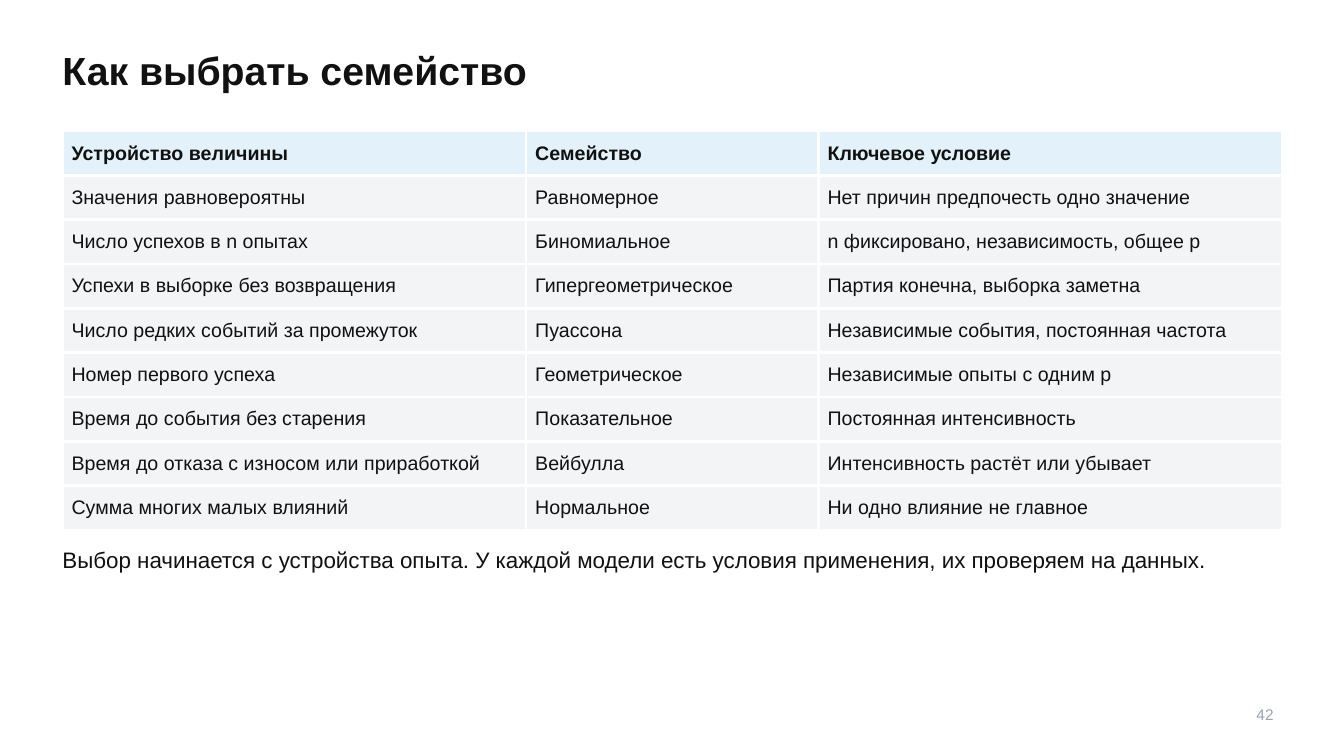
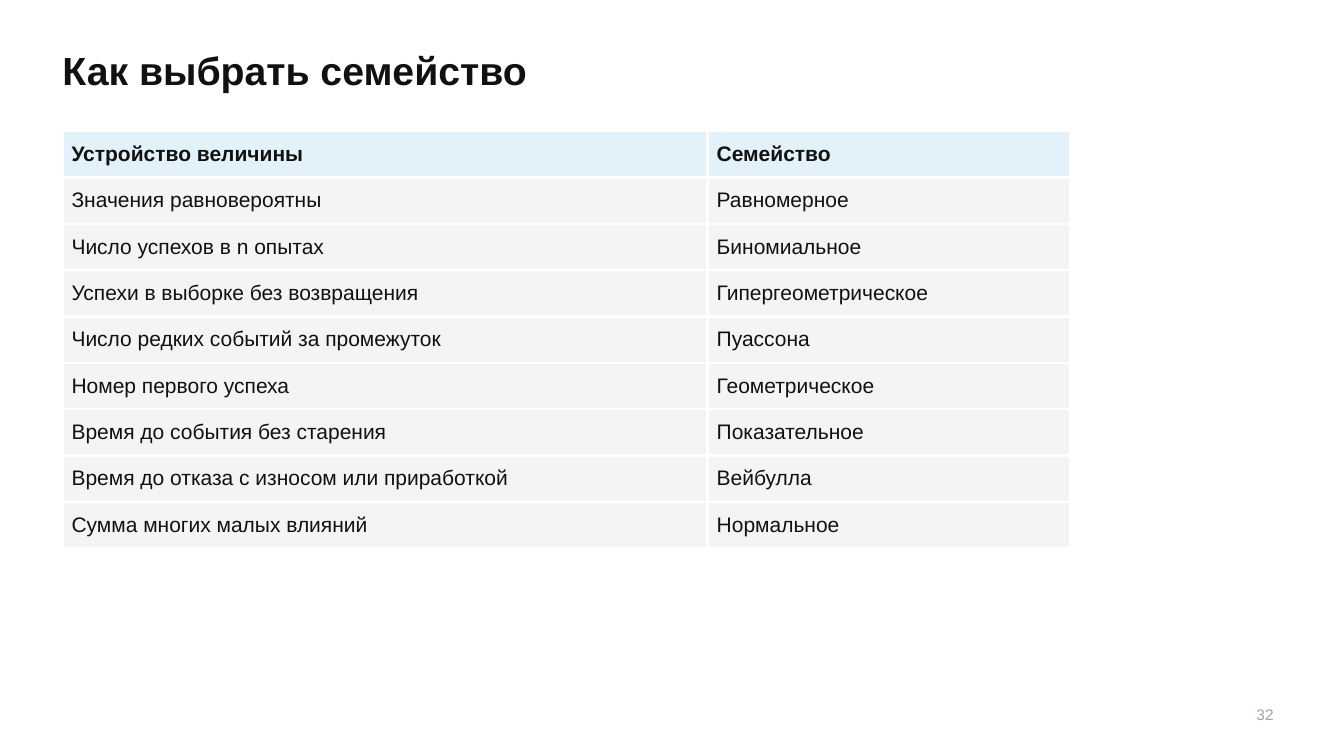
Before and after one commit to TheTonyPub/probability-theory-2026, a slide deck: slide 32 of lectures/06_distributions-17-25-2.pptx (slide 42 before the commit). Drawn at 1344x756 pixels with LibreOffice and Linux fonts; fonts in the diff are those of the drawing. Boxes give left, top, right and bottom in pixels: in the first picture for what was removed or moved away, otherwise in the second. Text is boxed around its words. In the diff, an @@ line names an element or a change of style, - is before the commit and + after.

```diff
--- a/lectures/06_distributions-17-25-2.pptx
+++ b/lectures/06_distributions-17-25-2.pptx
@@ table at <box>63,131,1071,548</box> @@
-column 3: Ключевое условие | Нет причин предпочесть одно значение | n фиксировано, независимость, общее p | Партия конечна, выборка заметна | Независимые события, постоянная частота | Независимые опыты с одним p | Постоянная интенсивность | Интенсивность растёт или убывает | Ни одно влияние не главное
@@ table: place and size @@
-table at <box>63,131,1282,530</box>
+table at <box>63,131,1071,548</box>
@@ text removed at <box>62,551,1206,573</box> @@
-Выбор начинается с устройства опыта. У каждой модели есть условия применения, их проверяем на данных.
@@ text at <box>1256,709,1273,720</box>: text changed @@
-42
+32
```
Also in this commit, not shown: 31 other slides changed, 14 slides added, 24 slides removed.
